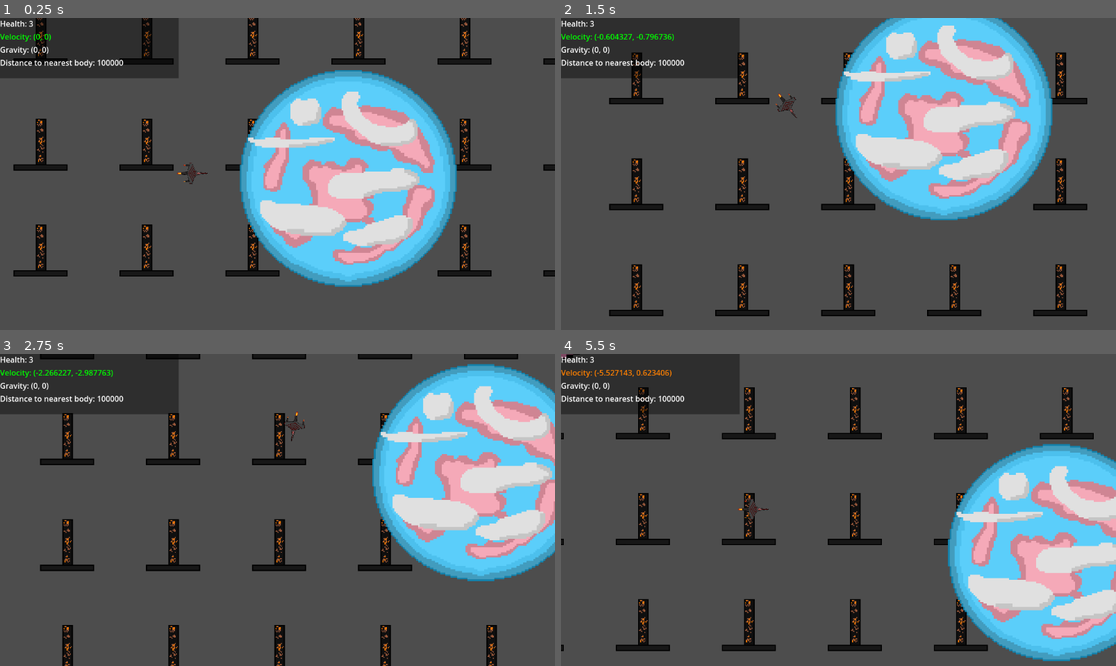
Above: before the commit, frames 1-4 (two rows, left to right).
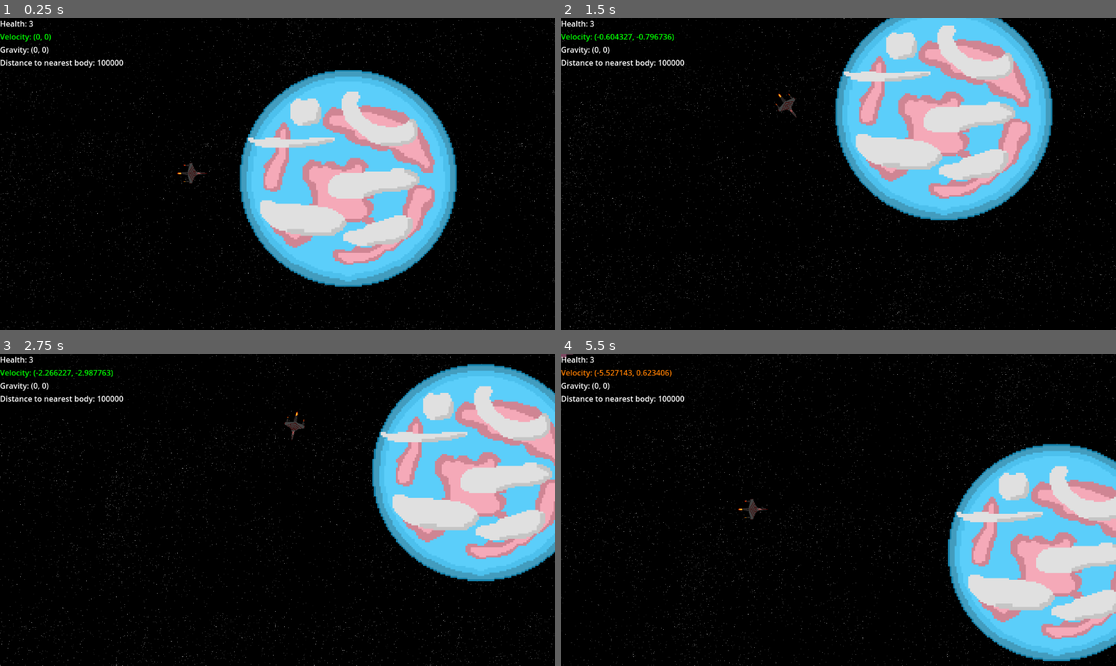
Above: after the commit, the same moments.

Repository: Lambda-Nabla/orbit-newton
Game: Godot game, scene res://scenes/player.tscn
Two runs of this game, one before a commit and one after it. Both use one fixed random seed, a clock stepped at 60 frames per second and the inputs below.
Inputs (mouse positions are in pixels of both pictures, inside the frame that each line leads up to):
- Up to frame 1 (0.25 s): no input
- Up to frame 2 (1.5 s): tap Enter at 0.5 s; move the mouse to (960, 158) at 0.52 s; hold D (right) 0.53-1.28 s; click (960, 158) at 0.67 s; move the mouse to (727, 189) at 1.27 s; hold S (down) from 1.28 s (still down)
- Up to frame 3 (2.75 s): move the mouse to (333, 441) at 2.02 s; release S (down) at 2.03 s; hold D (right) from 2.03 s (still down)
- Up to frame 4 (5.5 s): move the mouse to (810, 572) at 2.77 s; release D (right) at 2.78 s; hold W (up) 2.78-3.53 s; click (810, 572) at 2.92 s; move the mouse to (1005, 556) at 3.52 s; hold A (left) 3.53-5.03 s; move the mouse to (672, 463) at 4.27 s; move the mouse to (866, 510) at 5.02 s; hold S (down) from 5.03 s (still down); click (866, 510) at 5.17 s

The runs differ from the first frame. In frame 1, 73% of the frame differs, in the area x 0-100%, y 0-100%; in frame 2, 74%; in frame 3, 76%; in frame 4, 77%.

Commit message:
fixed player scene background

Diff:
--- a/scenes/player.tscn
+++ b/scenes/player.tscn
@@ -4,8 +4,8 @@
 [ext_resource type="Texture2D" uid="uid://6vi8nh6aq5xo" path="res://textures/ship3.png" id="2_ts8tt"]
 [ext_resource type="Texture2D" uid="uid://bhjrontocn5xm" path="res://textures/planet_trans.png" id="3_qitpc"]
 [ext_resource type="Texture2D" uid="uid://cwgyo1cwpo2a4" path="res://textures/planet_lesbian.png" id="4_tbqhe"]
-[ext_resource type="PackedScene" path="res://scenes/hud.tscn" id="5_waboo"]
-[ext_resource type="Texture2D" uid="uid://gq2rgofs01th" path="res://textures/pixil-frame-0(1).png" id="6_dnsd5"]
+[ext_resource type="PackedScene" uid="uid://b38assm0ensdg" path="res://scenes/hud.tscn" id="5_waboo"]
+[ext_resource type="Texture2D" uid="uid://dt7q8xry417af" path="res://textures/starsky.webp" id="6_75mr0"]
 
 [sub_resource type="CircleShape2D" id="CircleShape2D_jcwsc"]
 
@@ -73,6 +73,6 @@
 z_index = -2
 texture_repeat = 2
 position = Vector2(137, -14)
-texture = ExtResource("6_dnsd5")
+texture = ExtResource("6_75mr0")
 region_enabled = true
 region_rect = Rect2(2, 2, 30000, 20000)
